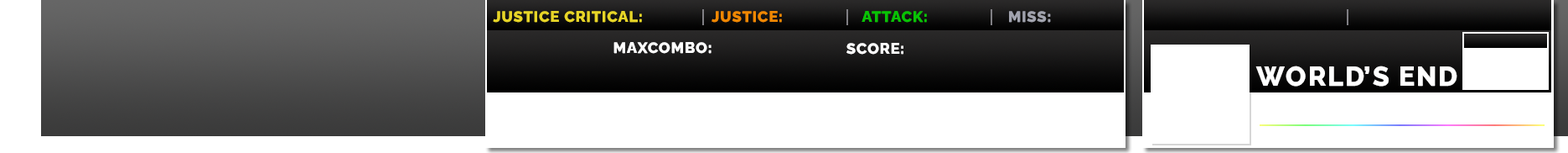
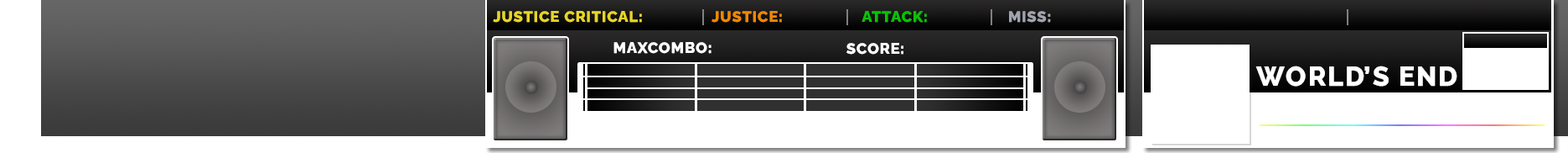
Revision of a layered (1568, 153) image; what changed, layer by layer:
added group "Group 3" with 19 layers above "Layer 2" over 493, 37, 1117, 140
added layer "Rectangle 17" (1st of 2, in "Group 3") in group "Group 3" over 583, 75, 1032, 78
added layer "Rectangle 16" (1st of 6, in "Group 3") in group "Group 3" over 1027, 62, 1032, 93
added layer "Rectangle 16" (2nd of 6, in "Group 3") in group "Group 3" over 584, 62, 588, 93
added layer "Rectangle 16" (3rd of 6, in "Group 3") in group "Group 3" over 694, 62, 698, 93
added layer "Rectangle 16" (4th of 6, in "Group 3") in group "Group 3" over 803, 62, 807, 93
added layer "Rectangle 16" (5th of 6, in "Group 3") in group "Group 3" over 914, 62, 917, 93
added layer "Rectangle 16" (6th of 6, in "Group 3") in group "Group 3" over 1023, 63, 1026, 93
added layer "Rectangle 15" in group "Group 3" over 586, 87, 1026, 89
added layer "Rectangle 14" in group "Group 3" over 579, 62, 584, 93
added layer "Rectangle 13" in group "Group 3" over 579, 63, 1032, 111
added group "Group 2" with 6 layers in group "Group 3" over 493, 37, 1117, 140
added layer "Ellipse 1" (1st of 4, in "Group 3" › "Group 2") in group "Group 2" over 1073, 80, 1087, 94
added layer "Ellipse 1" (2nd of 4, in "Group 3" › "Group 2") in group "Group 2" over 1054, 61, 1106, 113
added layer "Rectangle 12" (1st of 2, in "Group 3" › "Group 2") in group "Group 2" over 1042, 37, 1117, 140
added layer "Ellipse 1" (3rd of 4, in "Group 3" › "Group 2") in group "Group 2" over 524, 80, 539, 94
added layer "Ellipse 1" (4th of 4, in "Group 3" › "Group 2") in group "Group 2" over 505, 61, 557, 113
added layer "Rectangle 12" (2nd of 2, in "Group 3" › "Group 2") in group "Group 2" over 493, 37, 568, 140
painted on "Rectangle 9" (3rd of 6) over 491, 36, 1118, 93
painted on "Rectangle 1" (2nd of 2) over 491, 36, 1118, 136
